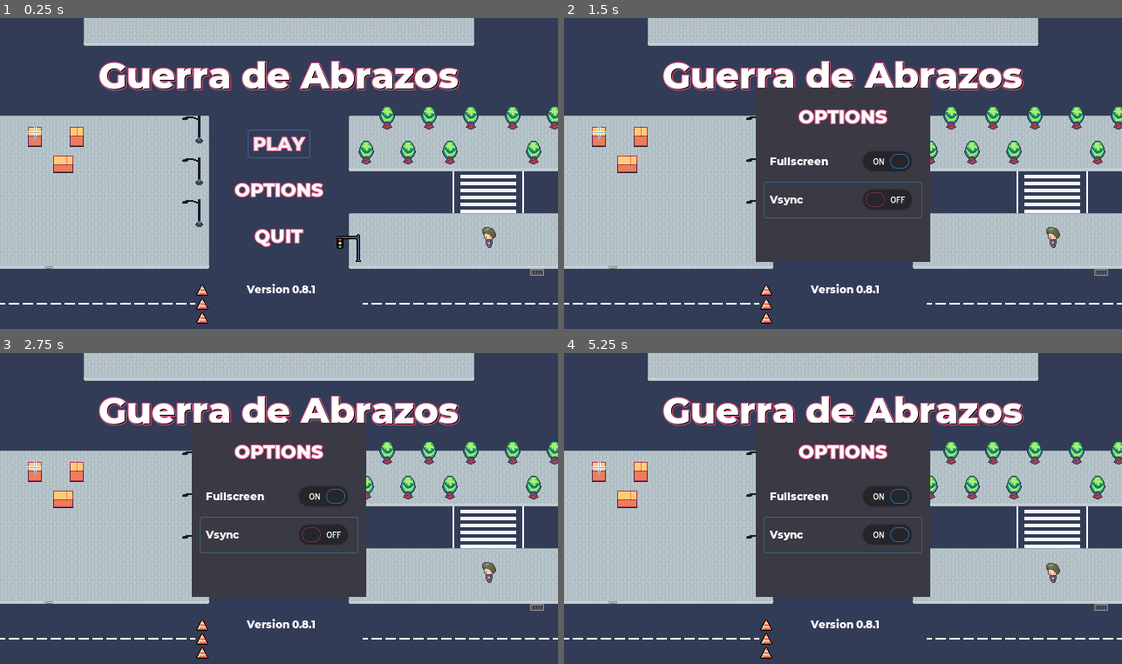
Above: before the commit, frames 1-4 (two rows, left to right).
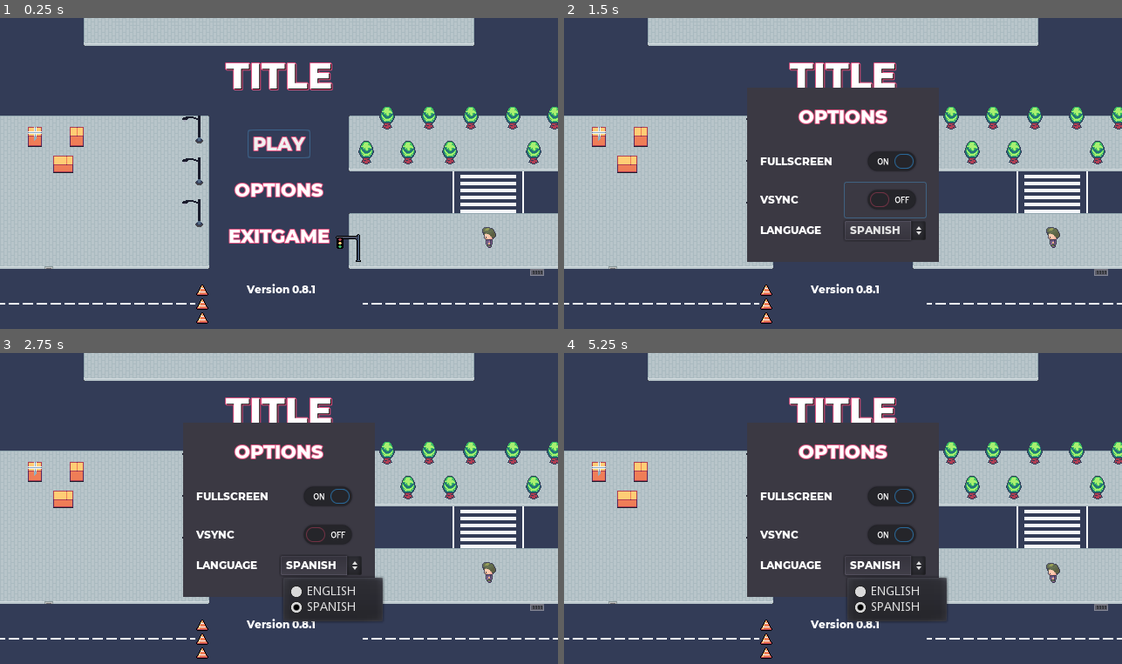
Above: after the commit, the same moments.

Repository: clubbrocoli/pld-practicas
Game: Godot game, scene res://guis/title_screen/title_screen.tscn
Two runs of this game, one before a commit and one after it. Both use one fixed random seed, a clock stepped at 60 frames per second and the inputs below. The engine's default icon, where the game draws it, is replaced by a stand-in: a white triangle on a blue panel in a dark square.
Inputs (mouse positions are in pixels of both pictures, inside the frame that each line leads up to; where the layout moved, square brackets give the same spot in the first picture):
- Up to frame 1 (0.25 s): no input
- Up to frame 2 (1.5 s): click "OPTIONS" at 0.5 s; click (887, 201) [843, 201] at 1.25 s
- Up to frame 3 (2.75 s): click (323, 564) at 2 s, where only the run after the commit has a clickable "SPANISH"
- Up to frame 4 (5.25 s): click "PLAY" at 2.75 s; click "PLAY" at 3.5 s; click (887, 536) [843, 536] at 4.25 s; click (887, 564) at 5 s, where only the run after the commit has a clickable "SPANISH"

The runs differ from the first frame. In frame 1, 4.9% of the frame differs, in the area x 17-83%, y 13-74%; in frame 2, 6.5%; in frame 3, 8.2%; in frame 4, 8.2%, in the area x 17-83%, y 13-87%.

Commit message:
:sparkles: Add Spanish language to the game

Diff:
--- /dev/null
+++ b/GuerraDeAbrazos/assets/translation/tr.csv
@@ -0,0 +1,19 @@
+keys	en	es
+TITLE	Guerra de Abrazos	Guerra de Abrazos
+PLAY	PLAY	JUGAR
+OPTIONS	OPTIONS	OPCIONES
+CONTINUE	CONTINUE	CONTINUAR
+CONTROLS	CONTROLS	CONTROLES
+PAUSED	PAUSED	PAUSADO
+EXITGAME	EXIT GAME	SALIR
+EXITDESKTOP	EXIT TO DESKTOP	SALIR AL ESCRITORIO
+LEAVEGAME	LEAVE GAME	ABANDONAR PARTIDA
+JOINTIP	START / ENTER\n to Join	START / ENTER\n para Unirte
+STARTTIP	Press SPACE or CONFIRM to begin	Pulsa ESPACIO o CONFIRMAR para jugar
+FULLSCREEN	Fullscreen	Pantalla Completa
+VSYNC	Vsync	Vsync
+LANGUAGE	Language	Idioma
+SPANISH	Spanish – es	Español – es
+ENGLISH	English – en	Inglés – en
+PANDEMICTITLE	Pandemic !	Pandemia !
+PANDEMICTIP	Avoid Everyone	Evita a Todo el Mundo
--- a/GuerraDeAbrazos/global_settings.gd
+++ b/GuerraDeAbrazos/global_settings.gd
@@ -10,6 +10,9 @@
 	"display": {
 		"fullscreen": true,
 		"vsync": true,
+	},
+	"input": {
+		"locale": "es",
 	}
 }
 
@@ -22,6 +25,7 @@
 func apply_settings():
 	OS.set_window_fullscreen(_settings["display"]["fullscreen"])
 	OS.set_use_vsync(_settings["display"]["vsync"])
+	TranslationServer.set_locale(_settings["input"]["locale"])
 
 func save_settings():
 	for section in _settings.keys():
--- a/GuerraDeAbrazos/guis/game_menu/game_menu.gd
+++ b/GuerraDeAbrazos/guis/game_menu/game_menu.gd
@@ -29,3 +29,7 @@
 func close():
 	get_tree().paused = false
 	hide()
+
+
+func _on_ExitDesktop_pressed():
+	get_tree().quit()
--- a/GuerraDeAbrazos/guis/game_menu/game_menu.tscn
+++ b/GuerraDeAbrazos/guis/game_menu/game_menu.tscn
@@ -10,9 +10,9 @@
 anchor_top = 0.5
 anchor_right = 0.5
 anchor_bottom = 0.5
-margin_left = -80.0
+margin_left = -90.0
 margin_top = -92.5
-margin_right = 80.0
+margin_right = 90.0
 margin_bottom = 92.5
 rect_min_size = Vector2( 160, 185 )
 script = ExtResource( 1 )
@@ -37,7 +37,7 @@
 }
 
 [node name="Label" type="Label" parent="VBoxContainer"]
-margin_right = 160.0
+margin_right = 180.0
 margin_bottom = 27.0
 custom_fonts/font = ExtResource( 3 )
 text = "PAUSED"
@@ -45,14 +45,14 @@
 
 [node name="MarginContainer" type="MarginContainer" parent="VBoxContainer"]
 margin_top = 31.0
-margin_right = 160.0
+margin_right = 180.0
 margin_bottom = 41.0
 rect_min_size = Vector2( 0, 10 )
 
 [node name="Continue" type="Button" parent="VBoxContainer"]
-margin_left = 40.0
+margin_left = 50.0
 margin_top = 45.0
-margin_right = 120.0
+margin_right = 130.0
 margin_bottom = 67.0
 size_flags_horizontal = 4
 custom_fonts/font = ExtResource( 2 )
@@ -60,35 +60,36 @@
 flat = true
 
 [node name="Settings" type="Button" parent="VBoxContainer"]
-margin_left = 42.0
+margin_left = 54.0
 margin_top = 71.0
-margin_right = 117.0
+margin_right = 125.0
 margin_bottom = 93.0
 size_flags_horizontal = 4
 custom_fonts/font = ExtResource( 2 )
-text = "SETTINGS"
+text = "OPTIONS"
 flat = true
 
-[node name="Controls" type="Button" parent="VBoxContainer"]
-margin_left = 38.0
+[node name="LeaveGame" type="Button" parent="VBoxContainer"]
+margin_left = 45.0
 margin_top = 97.0
-margin_right = 121.0
+margin_right = 135.0
 margin_bottom = 119.0
 size_flags_horizontal = 4
 custom_fonts/font = ExtResource( 2 )
-text = "CONTROLS"
+text = "LEAVEGAME"
 flat = true
 
-[node name="Quit" type="Button" parent="VBoxContainer"]
-margin_left = 58.0
+[node name="ExitDesktop" type="Button" parent="VBoxContainer"]
+margin_left = 38.0
 margin_top = 123.0
-margin_right = 101.0
+margin_right = 141.0
 margin_bottom = 145.0
 size_flags_horizontal = 4
 custom_fonts/font = ExtResource( 2 )
-text = "QUIT"
+text = "EXITDESKTOP"
 flat = true
 
 [connection signal="pressed" from="VBoxContainer/Continue" to="." method="_on_Continue_pressed"]
 [connection signal="pressed" from="VBoxContainer/Settings" to="." method="_on_Settings_pressed"]
-[connection signal="pressed" from="VBoxContainer/Quit" to="." method="_on_Quit_pressed"]
+[connection signal="pressed" from="VBoxContainer/LeaveGame" to="." method="_on_Quit_pressed"]
+[connection signal="pressed" from="VBoxContainer/ExitDesktop" to="." method="_on_ExitDesktop_pressed"]
--- a/GuerraDeAbrazos/guis/options_menu/options_menu.gd
+++ b/GuerraDeAbrazos/guis/options_menu/options_menu.gd
@@ -4,12 +4,13 @@
 
 
 func _ready():
-	$VBoxContainer/Fullscreen.pressed = Settings.get_setting("display", "fullscreen")
-	$VBoxContainer/Vsync.pressed = Settings.get_setting("display", "vsync")
+	$VBoxContainer/Fullscreen/Button.pressed = Settings.get_setting("display", "fullscreen")
+	$VBoxContainer/Vsync/Button.pressed = Settings.get_setting("display", "vsync")
+	$VBoxContainer/Language/OptionButton.selected = _locale_to_id(Settings.get_setting("input", "locale"))
 
 
 func open():
-	$VBoxContainer/Fullscreen.grab_focus()
+	$VBoxContainer/Fullscreen/Button.grab_focus()
 	show()
 
 
@@ -27,3 +28,22 @@
 	Settings.set_setting("display", "vsync", button_pressed)
 	Settings.apply_settings()
 	Settings.save_settings()
+
+
+func _on_OptionButton_item_selected(index):
+	match index:
+		0:
+			Settings.set_setting("input", "locale", "en")
+		1:
+			Settings.set_setting("input", "locale", "es")
+
+	Settings.apply_settings()
+	Settings.save_settings()
+
+
+func _locale_to_id(locale: String):
+	match locale:
+		"en":
+			return 0
+		"es":
+			return 1
--- a/GuerraDeAbrazos/guis/options_menu/options_menu.tscn
+++ b/GuerraDeAbrazos/guis/options_menu/options_menu.tscn
@@ -9,9 +9,9 @@
 anchor_top = 0.5
 anchor_right = 0.5
 anchor_bottom = 0.5
-margin_left = -100.0
+margin_left = -110.0
 margin_top = -100.0
-margin_right = 100.0
+margin_right = 110.0
 margin_bottom = 100.0
 rect_min_size = Vector2( 160, 0 )
 script = ExtResource( 3 )
@@ -30,15 +30,15 @@
 [node name="VBoxContainer" type="VBoxContainer" parent="."]
 anchor_right = 1.0
 anchor_bottom = 1.0
-margin_left = 10.0
+margin_left = 15.0
 margin_top = 20.0
-margin_right = -10.0
+margin_right = -15.0
 __meta__ = {
 "_edit_use_anchors_": false
 }
 
 [node name="Label" type="Label" parent="VBoxContainer"]
-margin_right = 180.0
+margin_right = 190.0
 margin_bottom = 27.0
 custom_fonts/font = ExtResource( 2 )
 text = "OPTIONS"
@@ -47,23 +47,72 @@
 
 [node name="MarginContainer" type="MarginContainer" parent="VBoxContainer"]
 margin_top = 31.0
-margin_right = 180.0
+margin_right = 190.0
 margin_bottom = 41.0
 rect_min_size = Vector2( 0, 10 )
 
-[node name="Fullscreen" type="CheckButton" parent="VBoxContainer"]
+[node name="Fullscreen" type="HBoxContainer" parent="VBoxContainer"]
 margin_top = 45.0
-margin_right = 180.0
+margin_right = 190.0
 margin_bottom = 85.0
+
+[node name="Label" type="Label" parent="VBoxContainer/Fullscreen"]
+margin_top = 12.0
+margin_right = 93.0
+margin_bottom = 28.0
+size_flags_horizontal = 3
 custom_fonts/font = ExtResource( 1 )
-text = "Fullscreen"
+text = "FULLSCREEN"
 
-[node name="Vsync" type="CheckButton" parent="VBoxContainer"]
+[node name="Button" type="CheckButton" parent="VBoxContainer/Fullscreen"]
+margin_left = 97.0
+margin_right = 190.0
+margin_bottom = 40.0
+size_flags_horizontal = 3
+custom_fonts/font = ExtResource( 1 )
+
+[node name="Vsync" type="HBoxContainer" parent="VBoxContainer"]
 margin_top = 89.0
-margin_right = 180.0
+margin_right = 190.0
 margin_bottom = 129.0
+
+[node name="Label" type="Label" parent="VBoxContainer/Vsync"]
+margin_top = 12.0
+margin_right = 93.0
+margin_bottom = 28.0
+size_flags_horizontal = 3
 custom_fonts/font = ExtResource( 1 )
-text = "Vsync"
+text = "VSYNC"
 
-[connection signal="toggled" from="VBoxContainer/Fullscreen" to="." method="_on_Fullscreen_toggled"]
-[connection signal="toggled" from="VBoxContainer/Vsync" to="." method="_on_Vsync_toggled"]
+[node name="Button" type="CheckButton" parent="VBoxContainer/Vsync"]
+margin_left = 97.0
+margin_right = 190.0
+margin_bottom = 40.0
+size_flags_horizontal = 3
+custom_fonts/font = ExtResource( 1 )
+
+[node name="Language" type="HBoxContainer" parent="VBoxContainer"]
+margin_top = 133.0
+margin_right = 190.0
+margin_bottom = 155.0
+
+[node name="Label" type="Label" parent="VBoxContainer/Language"]
+margin_top = 3.0
+margin_right = 93.0
+margin_bottom = 19.0
+size_flags_horizontal = 3
+custom_fonts/font = ExtResource( 1 )
+text = "LANGUAGE"
+
+[node name="OptionButton" type="OptionButton" parent="VBoxContainer/Language"]
+margin_left = 97.0
+margin_right = 190.0
+margin_bottom = 22.0
+size_flags_horizontal = 3
+custom_fonts/font = ExtResource( 1 )
+items = [ "ENGLISH", null, false, 0, null, "SPANISH", null, false, 1, null ]
+selected = 0
+
+[connection signal="toggled" from="VBoxContainer/Fullscreen/Button" to="." method="_on_Fullscreen_toggled"]
+[connection signal="toggled" from="VBoxContainer/Vsync/Button" to="." method="_on_Vsync_toggled"]
+[connection signal="item_selected" from="VBoxContainer/Language/OptionButton" to="." method="_on_OptionButton_item_selected"]
--- a/GuerraDeAbrazos/guis/select_screen/select_screen.tscn
+++ b/GuerraDeAbrazos/guis/select_screen/select_screen.tscn
@@ -53,8 +53,7 @@
 margin_right = 107.0
 margin_bottom = 132.0
 custom_fonts/font = ExtResource( 3 )
-text = "START/ENTER
-to Join"
+text = "JOINTIP"
 align = 1
 valign = 1
 __meta__ = {
@@ -83,8 +82,7 @@
 margin_right = 107.0
 margin_bottom = 132.0
 custom_fonts/font = ExtResource( 3 )
-text = "START/ENTER
-to Join"
+text = "JOINTIP"
 align = 1
 valign = 1
 __meta__ = {
@@ -113,8 +111,7 @@
 margin_right = 107.0
 margin_bottom = 132.0
 custom_fonts/font = ExtResource( 3 )
-text = "START/ENTER
-to Join"
+text = "JOINTIP"
 align = 1
 valign = 1
 __meta__ = {
@@ -143,8 +140,7 @@
 margin_right = 107.0
 margin_bottom = 132.0
 custom_fonts/font = ExtResource( 3 )
-text = "START/ENTER
-to Join"
+text = "JOINTIP"
 align = 1
 valign = 1
 __meta__ = {
@@ -161,16 +157,14 @@
 
 [node name="Label" type="Label" parent="Select/BeginHint"]
 visible = false
-anchor_left = 0.5
-anchor_top = 0.5
-anchor_right = 0.5
-anchor_bottom = 0.5
-margin_left = -191.5
-margin_top = -13.5
-margin_right = 191.5
-margin_bottom = 13.5
+anchor_right = 1.0
+anchor_bottom = 1.0
+size_flags_horizontal = 3
+size_flags_vertical = 0
 custom_fonts/font = ExtResource( 2 )
-text = "Press SPACE or CONFIRM to begin"
+text = "STARTTIP"
+align = 1
+valign = 1
 __meta__ = {
 "_edit_use_anchors_": false
 }
--- a/GuerraDeAbrazos/guis/title_screen/title_screen.tscn
+++ b/GuerraDeAbrazos/guis/title_screen/title_screen.tscn
@@ -407,7 +407,7 @@
 margin_bottom = 52.0
 custom_fonts/font = SubResource( 16 )
 custom_colors/font_color_shadow = Color( 0, 0, 0, 1 )
-text = "Guerra de Abrazos"
+text = "TITLE"
 align = 1
 valign = 1
 
@@ -439,12 +439,12 @@
 align = 1
 
 [node name="Quit" parent="Menu/Buttons" instance=ExtResource( 2 )]
-margin_left = 226.0
+margin_left = 196.0
 margin_top = 122.0
-margin_right = 293.0
+margin_right = 324.0
 margin_bottom = 155.0
 size_flags_horizontal = 4
-text = "QUIT"
+text = "EXITGAME"
 align = 1
 
 [node name="VersionLabel" type="Label" parent="Menu"]
--- a/GuerraDeAbrazos/levels/pandemic.tscn
+++ b/GuerraDeAbrazos/levels/pandemic.tscn
@@ -19,10 +19,10 @@
 margin_right = 260.0
 
 [node name="LevelTitle" parent="Intro/VBoxContainer" index="0"]
-text = "Pandemic !"
+text = "PANDEMICTITLE"
 
 [node name="HowToWin" parent="Intro/VBoxContainer" index="1"]
-text = "Avoid Everyone"
+text = "PANDEMICTIP"
 
 [node name="GUI" parent="." index="1"]
 lives = true
Not shown, added: GuerraDeAbrazos/assets/translation/tr.csv.import
